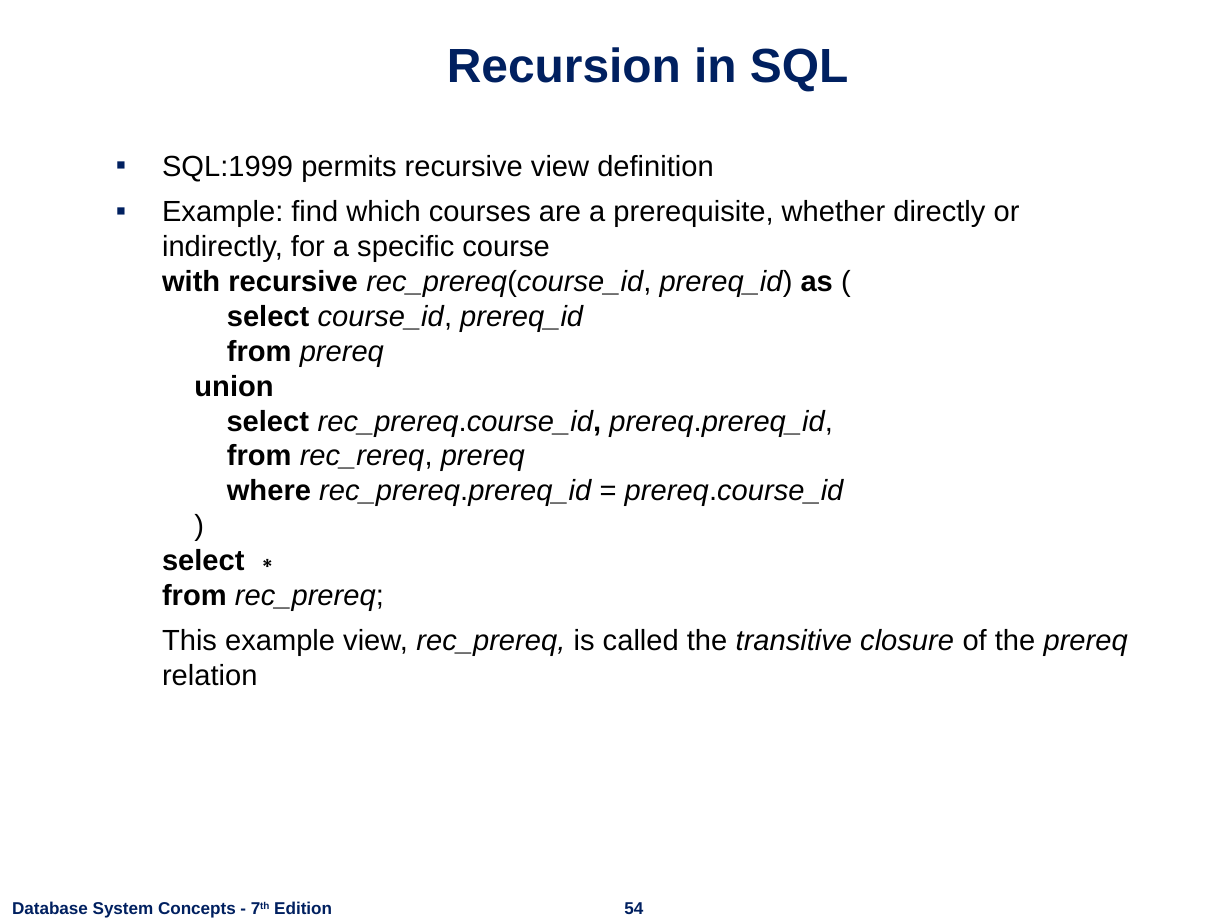
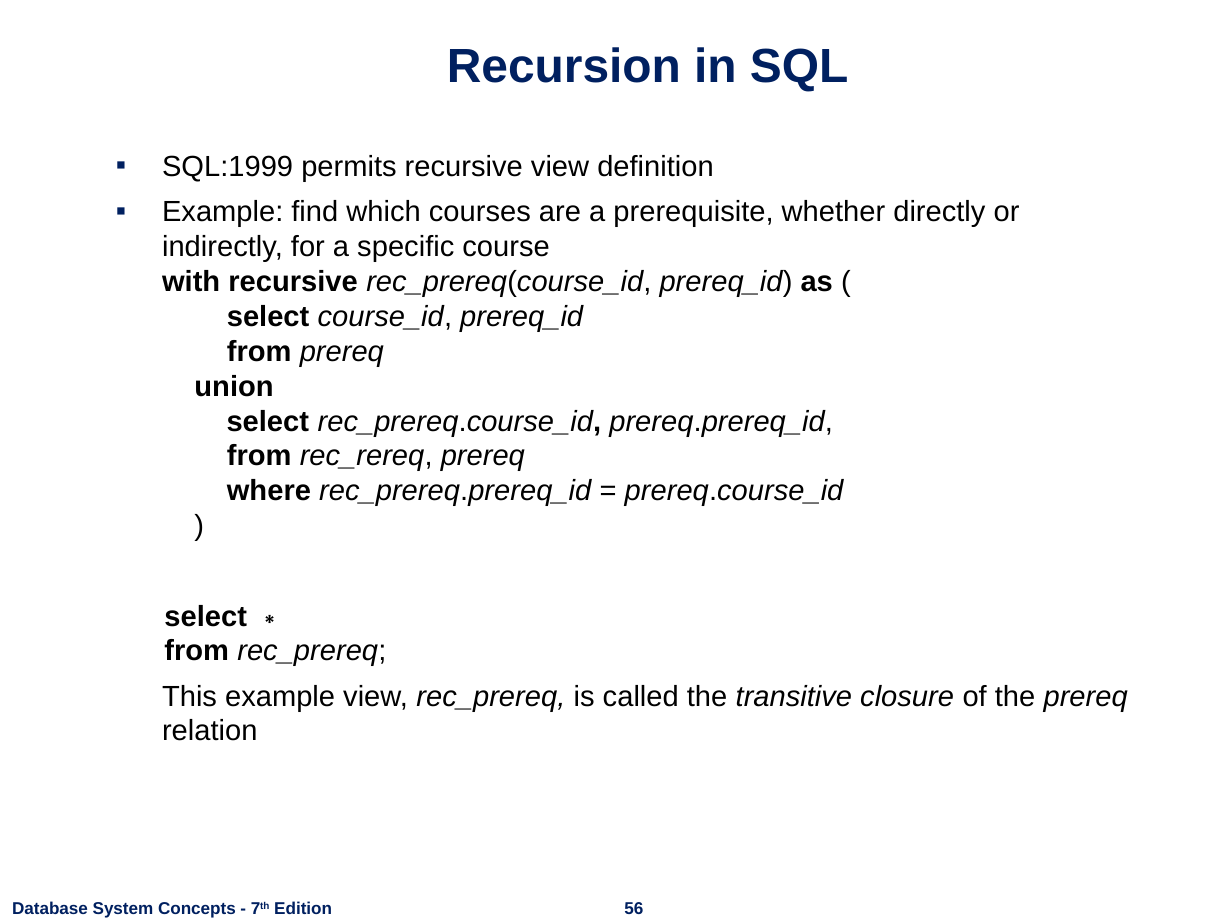
Before and after one commit to nashurgessa/DB-practices, a slide deck: slide 56 of Slides/L18-24 Advanced SQL.pptx (slide 54 before the commit). Drawn at 1232x924 pixels with LibreOffice and Linux fonts; fonts in the diff are those of the drawing; background and template pictures are left out. Boxes give left, top, right and bottom in pixels: in the first picture for what was removed or moved away, otherwise in the second. Text is boxed around its words. In the diff, an @@ line names an element or a change of style, - is before the commit and + after.

```diff
--- a/Slides/L18-24 Advanced SQL.pptx
+++ b/Slides/L18-24 Advanced SQL.pptx
@@ text at [162,200,1020,666]: text changed @@
-▪ Example: find which courses are a prerequisite, whether directly or indirectly, for a specific course
-  with recursive rec_prereq(course_id, prereq_id) as (
-  select course_id, prereq_id
-  from prereq
-  union
-  select rec_prereq.course_id, prereq.prereq_id,
-  from rec_rereq, prereq
-  where rec_prereq.prereq_id = prereq.course_id
-  )
-  select ∗
-  from rec_prereq;
+▪ Example: find which courses are a prerequisite, whether directly or indirectly, for a specific course
+  with recursive rec_prereq(course_id, prereq_id) as (
+  select course_id, prereq_id
+  from prereq
+  union
+  select rec_prereq.course_id, prereq.prereq_id,
+  from rec_rereq, prereq
+  where rec_prereq.prereq_id = prereq.course_id
+  )
+select ∗
+from rec_prereq;
@@ page number at [624,902,643,914]: text changed @@
-54
+56
```
Also in this commit, not shown: 8 other slides changed, 11 slides added, 13 slides removed, 2 other files.
